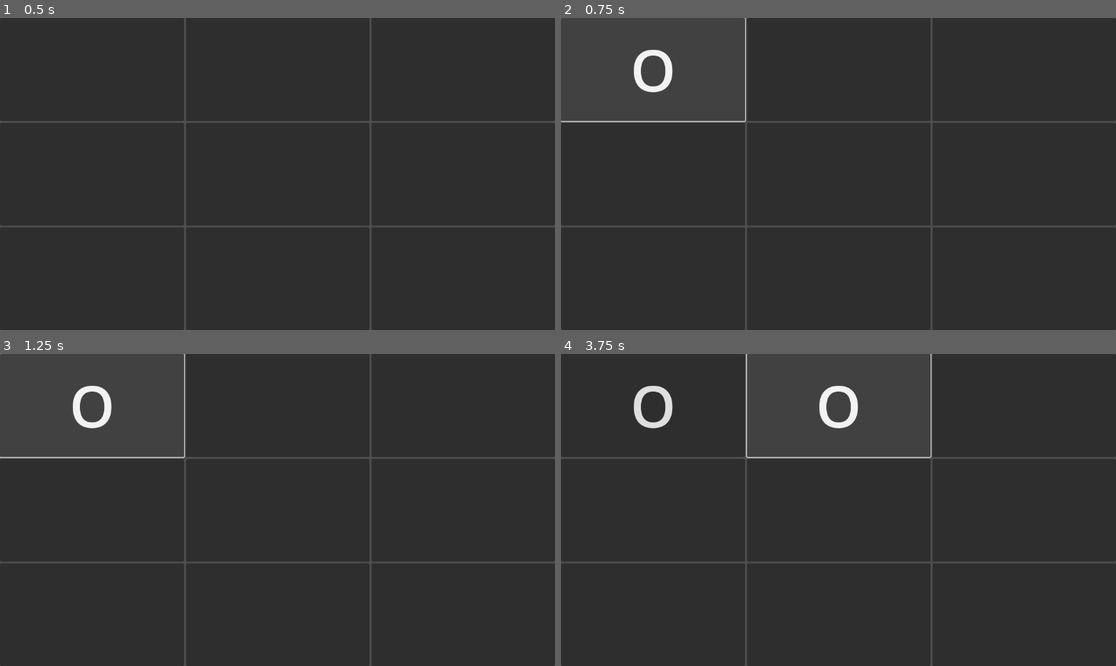
Above: before the commit, frames 1-4 (two rows, left to right).
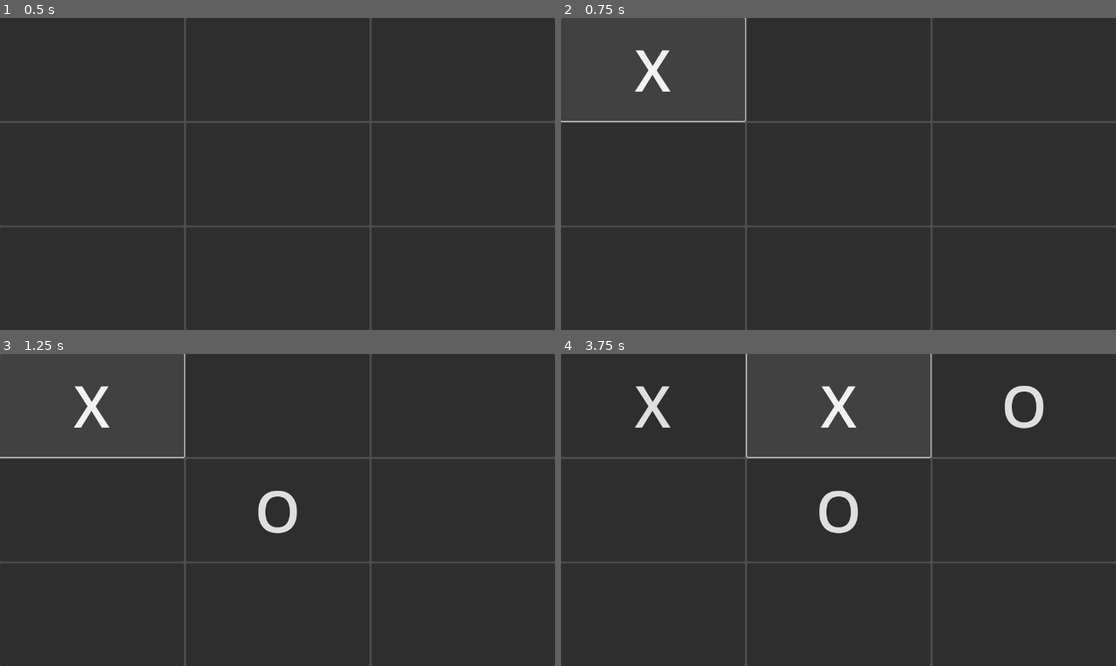
Above: after the commit, the same moments.

Repository: janrobas/tri-v-vrst-godot
Game: Godot game, scene res://igra.tscn
The game is run twice, just before and just after one commit, with the same random seed, the same clock (stepped at 60 frames per second) and the same inputs. Before the commit the project starts from res://node_2d.tscn.
Inputs (mouse positions are in pixels of both pictures, inside the frame that each line leads up to):
- Up to frame 1 (0.5 s): no input
- Up to frame 2 (0.75 s): click (655, 71) at 0.5 s
- Up to frame 3 (1.25 s): no input
- Up to frame 4 (3.75 s): click "O" at 1.25 s; click "X" at 2 s; click (838, 407) at 2.75 s; click "X" at 3.5 s

Frame 1 is identical in both runs. In frame 2, 0.6% of the frame differs, in the area x 13-21%, y 10-24%; in frame 3, 1.1%; in frame 4, 2.1%, in the area x 13-87%, y 10-58%.

Commit message:
minimax ai

Diff:
--- a/node_2d.tscn
+++ b/igra.tscn
@@ -1,15 +1,15 @@
 [gd_scene load_steps=2 format=3 uid="uid://bsga7vtnfcdr7"]
 
-[ext_resource type="Script" path="res://tri.gd" id="1_ttf8t"]
+[ext_resource type="Script" path="res://tri.gd" id="1_j6ulp"]
 
-[node name="Node2D" type="Control"]
+[node name="Igra" type="Control"]
 layout_mode = 3
 anchors_preset = 15
 anchor_right = 1.0
 anchor_bottom = 1.0
 grow_horizontal = 2
 grow_vertical = 2
-script = ExtResource("1_ttf8t")
+script = ExtResource("1_j6ulp")
 
 [node name="Container" type="GridContainer" parent="."]
 layout_mode = 1
@@ -91,3 +91,44 @@
 theme_override_font_sizes/font_size = 120
 text = "x"
 metadata/moj_id = 8
+
+[node name="ControlKonec" type="Control" parent="."]
+visible = false
+layout_mode = 1
+anchors_preset = 15
+anchor_right = 1.0
+anchor_bottom = 1.0
+grow_horizontal = 2
+grow_vertical = 2
+
+[node name="ColorRect" type="ColorRect" parent="ControlKonec"]
+layout_mode = 1
+anchors_preset = 15
+anchor_right = 1.0
+anchor_bottom = 1.0
+grow_horizontal = 2
+grow_vertical = 2
+color = Color(0, 0, 0, 0.501961)
+
+[node name="CenterContainer" type="CenterContainer" parent="ControlKonec"]
+layout_mode = 1
+anchors_preset = 15
+anchor_right = 1.0
+anchor_bottom = 1.0
+grow_horizontal = 2
+grow_vertical = 2
+
+[node name="BoxContainer" type="VBoxContainer" parent="ControlKonec/CenterContainer"]
+layout_mode = 2
+
+[node name="LabelKonec" type="Label" parent="ControlKonec/CenterContainer/BoxContainer"]
+layout_mode = 2
+theme_override_font_sizes/font_size = 70
+text = "Zmaga"
+
+[node name="ButtonPonovi" type="Button" parent="ControlKonec/CenterContainer/BoxContainer"]
+layout_mode = 2
+theme_override_font_sizes/font_size = 50
+text = "Ponovi"
+
+[connection signal="pressed" from="ControlKonec/CenterContainer/BoxContainer/ButtonPonovi" to="." method="_on_button_ponovi_pressed"]
--- a/project.godot
+++ b/project.godot
@@ -11,7 +11,7 @@
 [application]
 
 config/name="trivrsta"
-run/main_scene="res://node_2d.tscn"
+run/main_scene="res://igra.tscn"
 config/features=PackedStringArray("4.2", "GL Compatibility")
 config/icon="res://icon.svg"
 
--- a/tri.gd
+++ b/tri.gd
@@ -10,27 +10,123 @@
 @onready var h = $Container/h
 @onready var i = $Container/i
 @onready var buttons = [a,b,c,d,e,f,g,h,i]
+@onready var control_konec = $ControlKonec
+@onready var label_konec = $ControlKonec/CenterContainer/BoxContainer/LabelKonec
 
 enum states { PRAZNO, X, O }
-var stanje = [states.PRAZNO, states.PRAZNO, states.PRAZNO, states.PRAZNO, states.PRAZNO, states.PRAZNO, states.PRAZNO, states.PRAZNO, states.PRAZNO ]
-var je_na_vrsti_x = false
+var stanje = [states.PRAZNO, states.PRAZNO, states.PRAZNO,
+			  states.PRAZNO, states.PRAZNO, states.PRAZNO,
+			  states.PRAZNO, states.PRAZNO, states.PRAZNO]
+
+var je_na_vrsti_x = true   # x je človek
+var igra_koncana = false
+
+const ZMAGOVALNE_LINIJE = [
+	[0,1,2], [3,4,5], [6,7,8],   # vrstice
+	[0,3,6], [1,4,7], [2,5,8],   # stolpci
+	[0,4,8], [2,4,6]             # diagonale
+]
 
 
-# Called when the node enters the scene tree for the first time.
 func _ready():
 	for button in buttons:
 		button.pressed.connect(on_press.bind(button.get_meta("moj_id")))
 	osvezi()
 
+
 func on_press(id):
-	if je_na_vrsti_x:
-		stanje[id] = states.X
+	if igra_koncana or not je_na_vrsti_x or stanje[id] != states.PRAZNO:
+		return
+
+	stanje[id] = states.X
+	je_na_vrsti_x = false
+	osvezi()
+
+	if preveri_konec():
+		return
+
+	# timer za namerni "lag" pred potezo računalnika
+	await get_tree().create_timer(0.25).timeout
+	naredi_ai_potezo()
+
+
+func naredi_ai_potezo():
+	var najboljsa_vrednost = -INF
+	var najboljsa_poteza = -1
+
+	for i in 9:
+		if stanje[i] == states.PRAZNO:
+			stanje[i] = states.O
+			# potezo človeka (x) minimiziramo
+			var vrednost = minimax(stanje, false)
+			stanje[i] = states.PRAZNO
+
+			if vrednost > najboljsa_vrednost:
+				najboljsa_vrednost = vrednost
+				najboljsa_poteza = i
+
+	if najboljsa_poteza != -1:
+		stanje[najboljsa_poteza] = states.O
+		je_na_vrsti_x = true
+		osvezi()
+		preveri_konec()
+
+
+# minimax: AI (o) maksimizira, človek (x) minimizira
+func minimax(s, je_max: bool) -> int:
+	var zmag = dobi_zmagovalca(s)
+	if zmag == states.O:
+		return 10
+	elif zmag == states.X:
+		return -10
+	elif not s.has(states.PRAZNO):
+		return 0
+
+	if je_max:
+		var najboljsi = -INF
+		for i in 9:
+			if s[i] == states.PRAZNO:
+				s[i] = states.O
+				najboljsi = max(najboljsi, minimax(s, false))
+				s[i] = states.PRAZNO
+		return najboljsi
 	else:
-		stanje[id] = states.O
+		var najboljsi = INF
+		for i in 9:
+			if s[i] == states.PRAZNO:
+				s[i] = states.X
+				najboljsi = min(najboljsi, minimax(s, true))
+				s[i] = states.PRAZNO
+		return najboljsi
 
-	je_na_vrsti_x = !je_na_vrsti_x
 
-	osvezi()
+func dobi_zmagovalca(s):
+	for linija in ZMAGOVALNE_LINIJE:
+		if s[linija[0]] != states.PRAZNO \
+		and s[linija[0]] == s[linija[1]] \
+		and s[linija[1]] == s[linija[2]]:
+			return s[linija[0]]
+	return null
+
+
+func preveri_konec() -> bool:
+	var zmag = dobi_zmagovalca(stanje)
+	if zmag == states.X:
+		igra_koncana = true
+		label_konec.text = "Zmagal si!"
+		control_konec.visible = true
+		return true
+	elif zmag == states.O:
+		igra_koncana = true
+		label_konec.text = "Računalnik je zmagal"
+		control_konec.visible = true
+		return true
+	elif not stanje.has(states.PRAZNO):
+		igra_koncana = true
+		label_konec.text = "Neodločeno"
+		control_konec.visible = true
+		return true
+	return false
 
 func osvezi():
 	for i in 9:
@@ -41,6 +137,5 @@
 		else:
 			buttons[i].text = ""
 
-# Called every frame. 'delta' is the elapsed time since the previous frame.
-func _process(delta):
-	pass
+func _on_button_ponovi_pressed():
+	get_tree().reload_current_scene()
